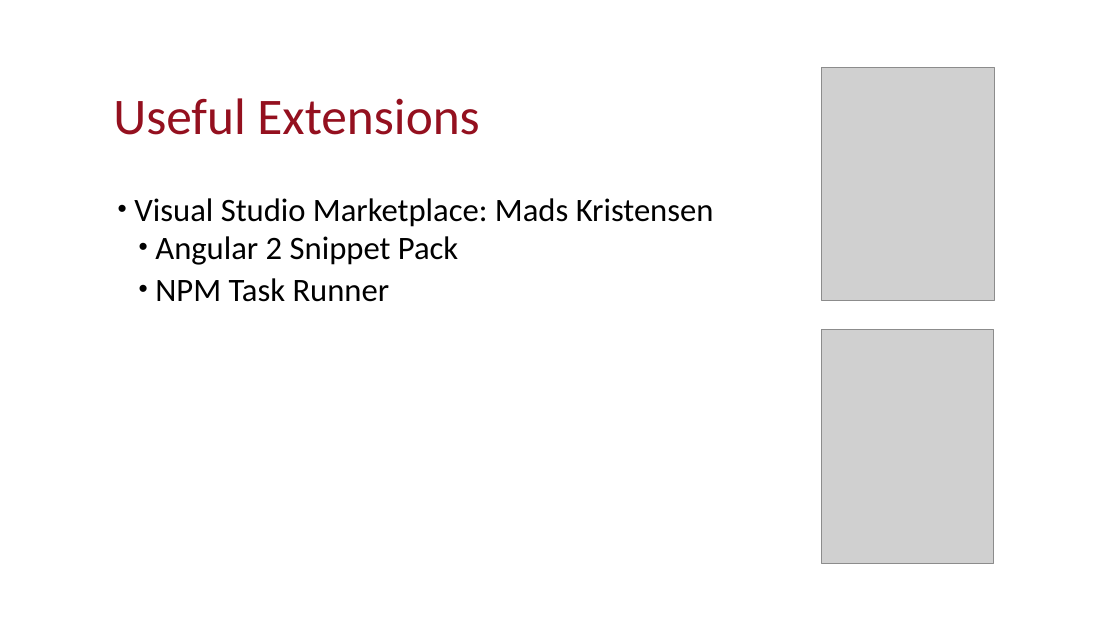
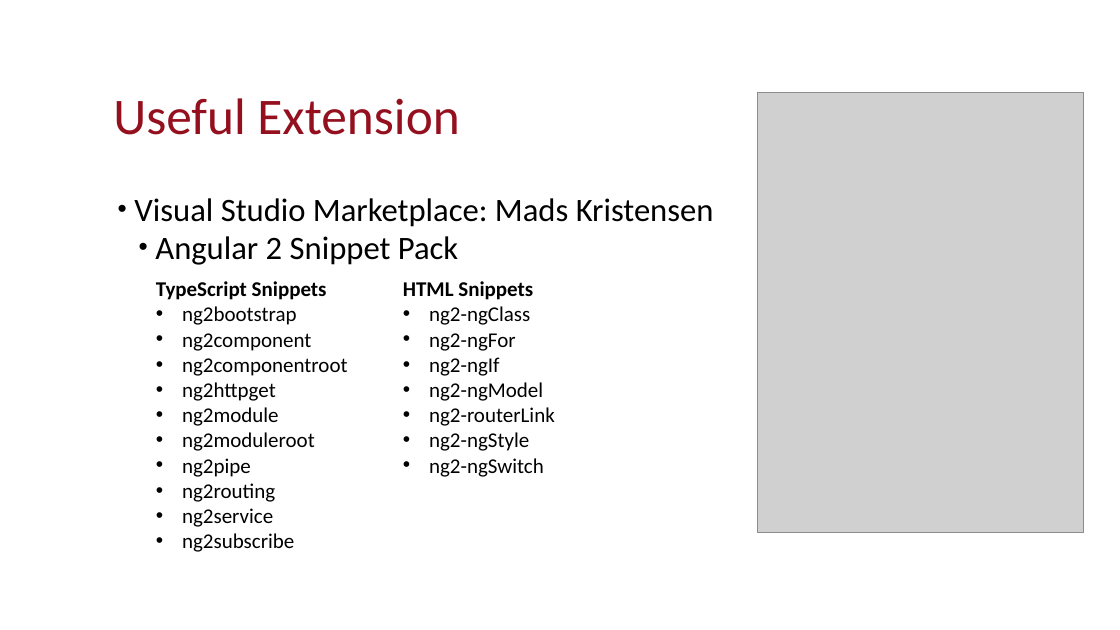
Before and after one commit to CRANK211/vs17-ng2-dnc, a slide deck: slide 24 of Using VS 2017 to build Angular 2.x web apps V2.pptx (slide 23 before the commit). Drawn at 1120x630 pixels with LibreOffice and Linux fonts; fonts in the diff are those of the drawing; grey boxes stand for pictures. Boxes give left, top, right and bottom in pixels: in the first picture for what was removed or moved away, otherwise in the second. Text is boxed around its words. In the diff, an @@ line names an element or a change of style, - is before the commit and + after.

```diff
--- a/Using VS 2017 to build Angular 2.x web apps V2.pptx
+++ b/Using VS 2017 to build Angular 2.x web apps V2.pptx
@@ title at <box>113,98,459,135</box>: text changed @@
-Useful Extensions
+Useful Extension
@@ picture: place and size @@
-picture at <box>822,67,994,300</box>
+picture at <box>757,93,1083,534</box>
@@ text at <box>155,278,390,302</box>: paragraph removed @@
-  • NPM Task Runner
@@ text added at <box>156,281,348,552</box>, 18 pt, text #000000 @@
+TypeScript Snippets
+• ng2bootstrap
+• ng2component
+• ng2componentroot
+• ng2httpget
+• ng2module
+• ng2moduleroot
+• ng2pipe
+• ng2routing
+• ng2service
+• ng2subscribe
@@ text added at <box>403,281,555,477</box>, 18 pt, text #000000 @@
+HTML Snippets
+• ng2-ngClass
+• ng2-ngFor
+• ng2-ngIf
+• ng2-ngModel
+• ng2-routerLink
+• ng2-ngStyle
+• ng2-ngSwitch
@@ picture removed at <box>822,329,994,563</box> @@
```
Also in this commit, not shown: 33 other slides changed, 3 slides added, 3 slides removed, 20 other files.
